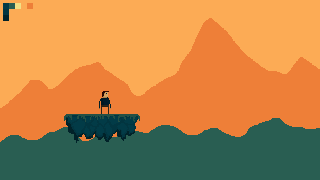
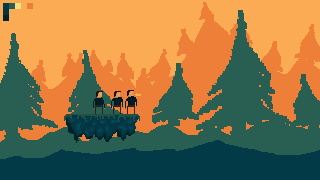
Two versions of the same layered image (320px x 180px). Layer-by-layer changes:
added group "ПерсСтоит" with 3 layers above "Персонаж" over left=93, top=90, right=137, bottom=114
added layer "Персонаж01" in group "ПерсСтоит" over left=93, top=91, right=105, bottom=114
added layer "Персонаж01 copy" in group "ПерсСтоит" over left=111, top=91, right=123, bottom=114
added layer "Персонаж01 copy 2" in group "ПерсСтоит" over left=125, top=90, right=137, bottom=114
hid group "Персонаж" (1st of 2) (4 layers) over left=20, top=91, right=111, bottom=114
painted on "Платформа" over left=70, top=119, right=133, bottom=134
added group "Фон" (1st of 2) with 6 layers over left=0, top=2, right=320, bottom=180
added layer "Layer 3" in group "Фон" over left=0, top=140, right=320, bottom=180
moved "Слой 2" into group "Фон" over left=0, top=118, right=320, bottom=180
added layer "Layer 1" in group "Фон" over left=0, top=10, right=320, bottom=148
moved "Слой 1" into group "Фон" over left=0, top=18, right=320, bottom=180
added layer "Layer 2" in group "Фон" over left=28, top=2, right=320, bottom=98
moved "Фон" (2nd of 2, in "Фон") into group "Фон" over left=0, top=2, right=320, bottom=180
